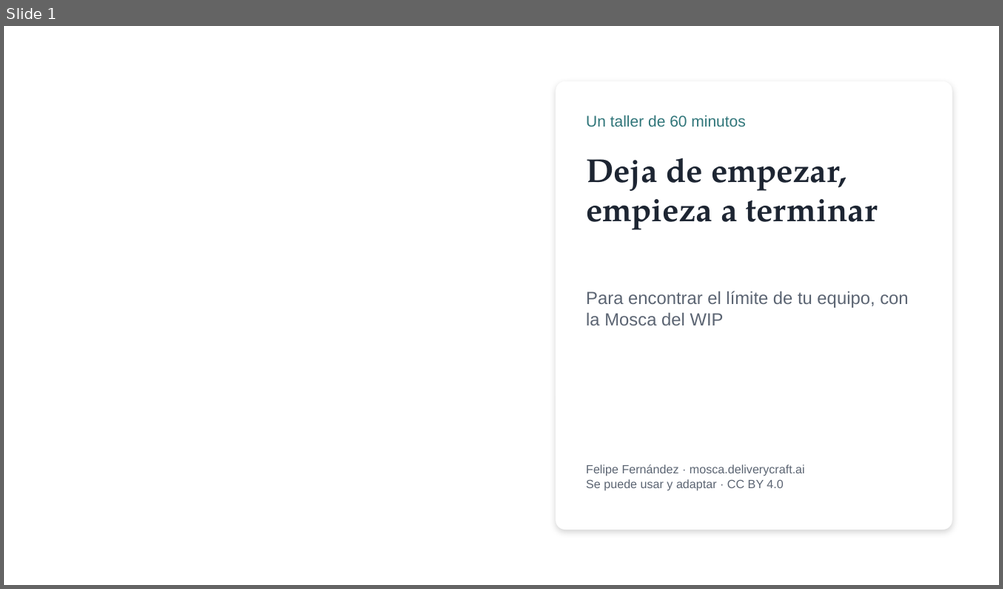
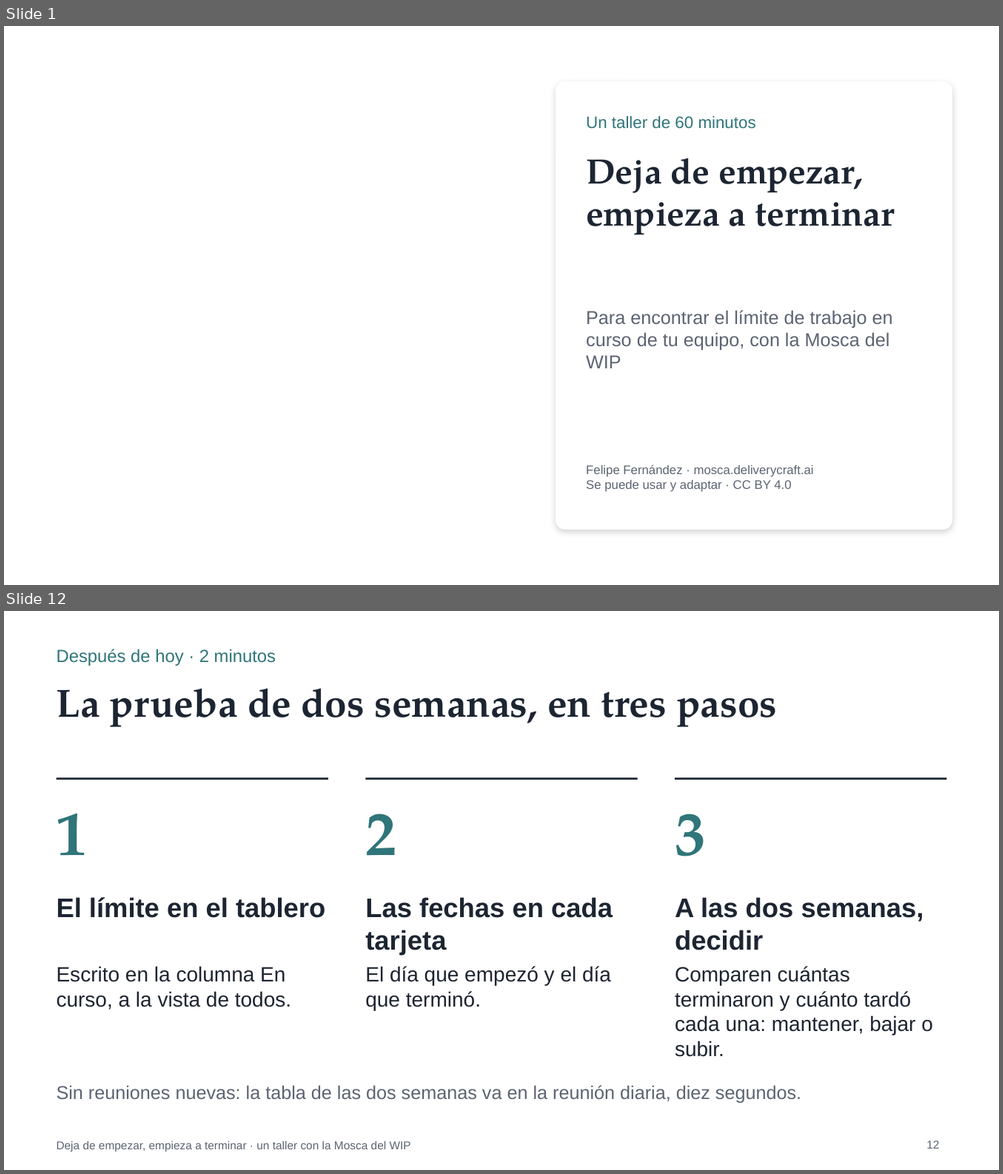
Before and after one commit to ferfelan/mosca-del-wip, a slide deck: public/taller/Mosca-del-WIP-Taller-Presentacion.pptx. Shown one above the other, each under a label of ours: slide 1 before the commit, slides 1 and 12 after it; the slides between them are not shown. The pictures are 1003x589 and 1003x1174 pixels, drawn with LibreOffice and Linux fonts; fonts in the diff are those of the drawing; background and template pictures are left out. Boxes give left, top, right and bottom in pixels: in the first picture for what was removed or moved away, otherwise in the second. Text is boxed around its words. In the diff, an @@ line names an element or a change of style, - is before the commit and + after.

```diff
--- a/public/taller/Mosca-del-WIP-Taller-Presentacion.pptx
+++ b/public/taller/Mosca-del-WIP-Taller-Presentacion.pptx
@@ slide 12 added at (4,611,999,1170), background #FFFFFF @@
@@ text added at (57,649,276,666), 17 pt, text #2F7579 @@
+Después de hoy · 2 minutos
@@ title added at (57,688,777,727), 38 pt, text #1D2532, bold @@
+La prueba de dos semanas, en tres pasos
@@ line added from (57, 779) to (328, 779), #1D2532 2 pt @@
@@ line added from (365, 779) to (637, 779), #1D2532 2 pt @@
@@ line added from (674, 779) to (946, 779), #1D2532 2 pt @@
@@ text added at (57,813,88,856), 60 pt, text #2F7579, bold @@
+1
@@ text added at (365,814,396,856), 60 pt, text #2F7579, bold @@
+2
@@ text added at (674,814,706,857), 60 pt, text #2F7579, bold @@
+3
@@ text added at (57,897,325,918), 26 pt, text #1D2532, bold @@
+El límite en el tablero
@@ text added at (365,897,612,955), 26 pt, text #1D2532, bold @@
+Las fechas en cada tarjeta
@@ text added at (674,897,924,951), 26 pt, text #1D2532, bold @@
+A las dos semanas, decidir
@@ text added at (57,966,291,1010), 20 pt, text #1D2532 @@
+Escrito en la columna En curso, a la vista de todos.
@@ text added at (365,966,611,1011), 20 pt, text #1D2532 @@
+El día que empezó y el día que terminó.
@@ text added at (674,966,933,1057), 20 pt, text #1D2532 @@
+Comparen cuántas terminaron y cuánto tardó cada una: mantener, bajar o subir.
@@ text added at (57,1085,801,1103), 18 pt, text #5B6472 @@
+Sin reuniones nuevas: la tabla de las dos semanas va en la reunión diaria, diez segundos.
@@ text added at (57,1142,411,1152), 11 pt, text #5B6472 @@
+Deja de empezar, empieza a terminar · un taller con la Mosca del WIP
@@ page number added at (926,1141,939,1149), 11 pt, text #5B6472 @@
+12
@@ slide 1 changed as well @@
@@ text "Un taller de 60 minutos" at (586,116,756,129): size 15 to 16 pt @@
@@ text "Deja de empezar, empieza a ..." at (586,158,895,235): size 32 to 34 pt @@
@@ text at (586,310,893,369): text changed; size 17 to 18 pt @@
-Para encontrar el límite de tu equipo, con la Mosca del WIP
+Para encontrar el límite de trabajo en curso de tu equipo, con la Mosca del WIP
@@ text "Felipe Fernández · mosca.deliverycraft.ai" at (586,465,814,492): size 11.5 to 12 pt @@
```
Also in this commit, not shown: 11 other slides changed, 1 other slide added, 1 slide removed, 10 other files.
